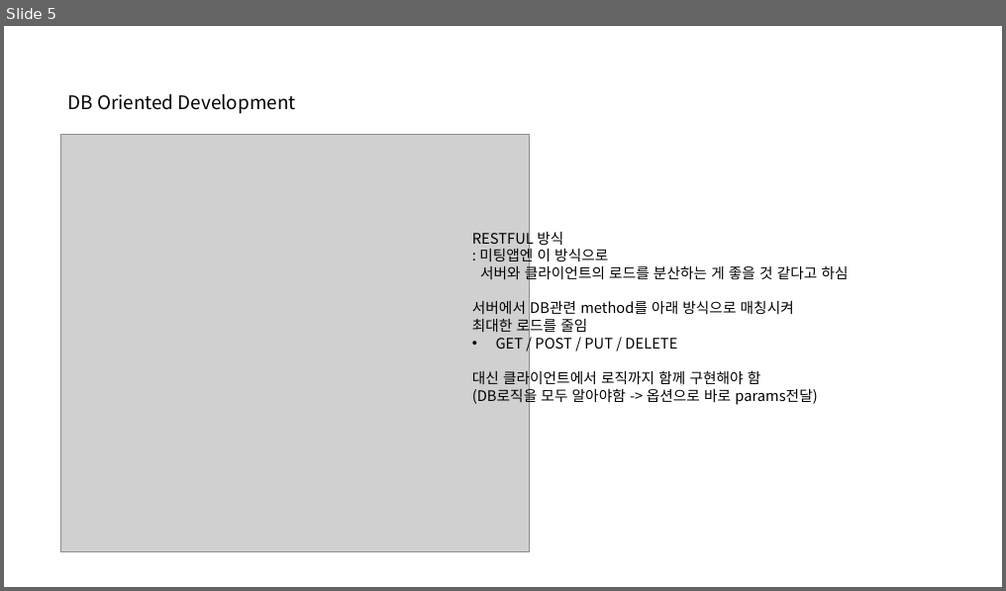
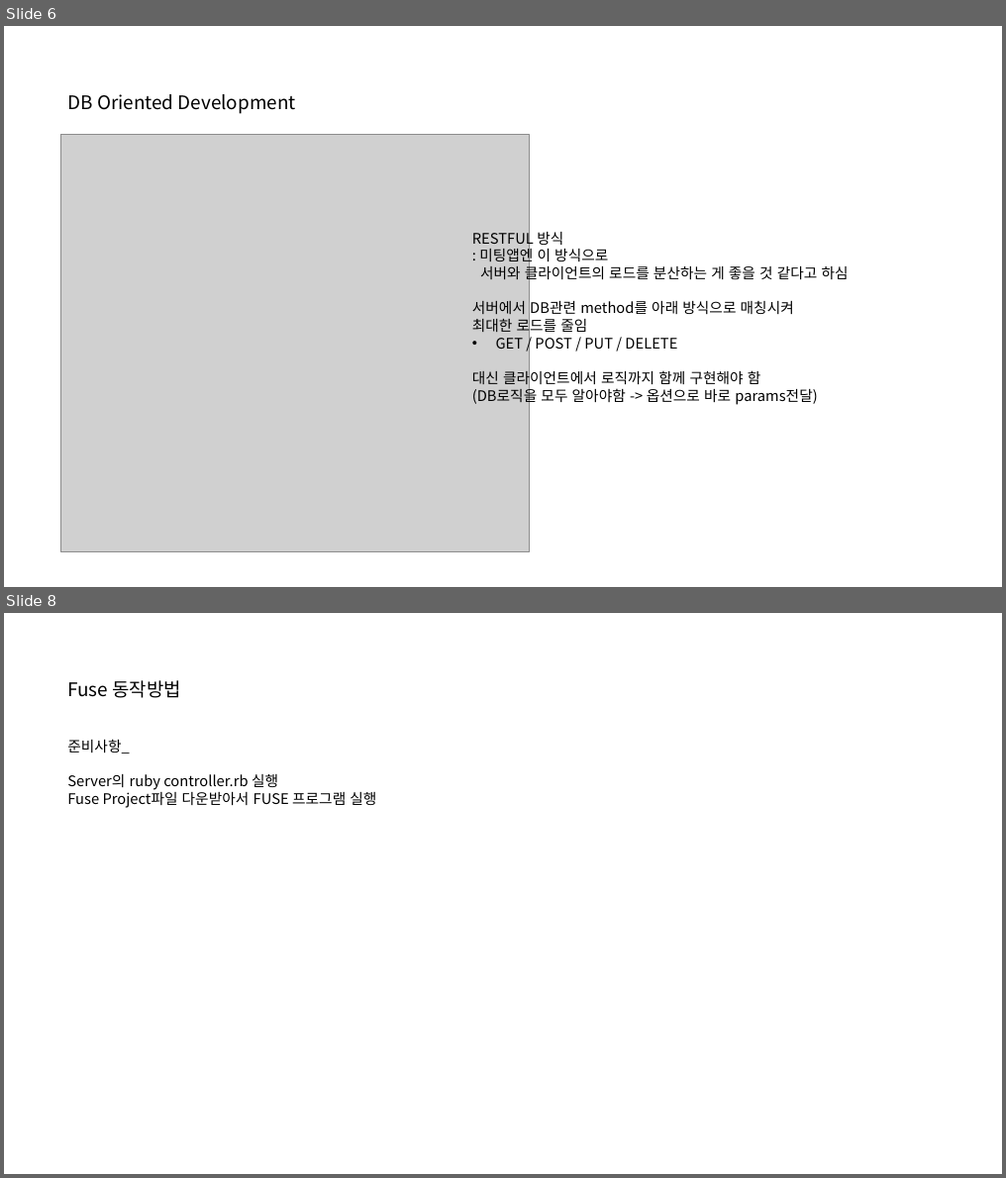
Before and after one commit to zzokokeic/barogagi1gibateam, a slide deck: Docs/Dev_Guide.pptx. Shown one above the other, each under a label of ours: slide 5 before the commit, slides 6 and 8 after it; the slides between them are not shown. The pictures are 1006x591 and 1006x1178 pixels, drawn with LibreOffice and Linux fonts; fonts in the diff are those of the drawing; grey boxes stand for pictures. Boxes give left, top, right and bottom in pixels: in the first picture for what was removed or moved away, otherwise in the second. Text is boxed around its words. In the diff, an @@ line names an element or a change of style, - is before the commit and + after.

```diff
--- a/Docs/Dev_Guide.pptx
+++ b/Docs/Dev_Guide.pptx
@@ slide 8 added at (4,613,1002,1174), background #FFFFFF @@
@@ text added at (67,680,182,698), 18 pt, text #000000 @@
+Fuse 동작방법
@@ text added at (67,739,376,808), 14 pt, text #000000 @@
+준비사항_
+Server의 ruby controller.rb 실행
+Fuse Project파일 다운받아서 FUSE 프로그램 실행
@@ what was slide 5 is now slide 6 @@
```
Also in this commit, not shown: 2 slides changed, 2 other slides added, 1 other file.
